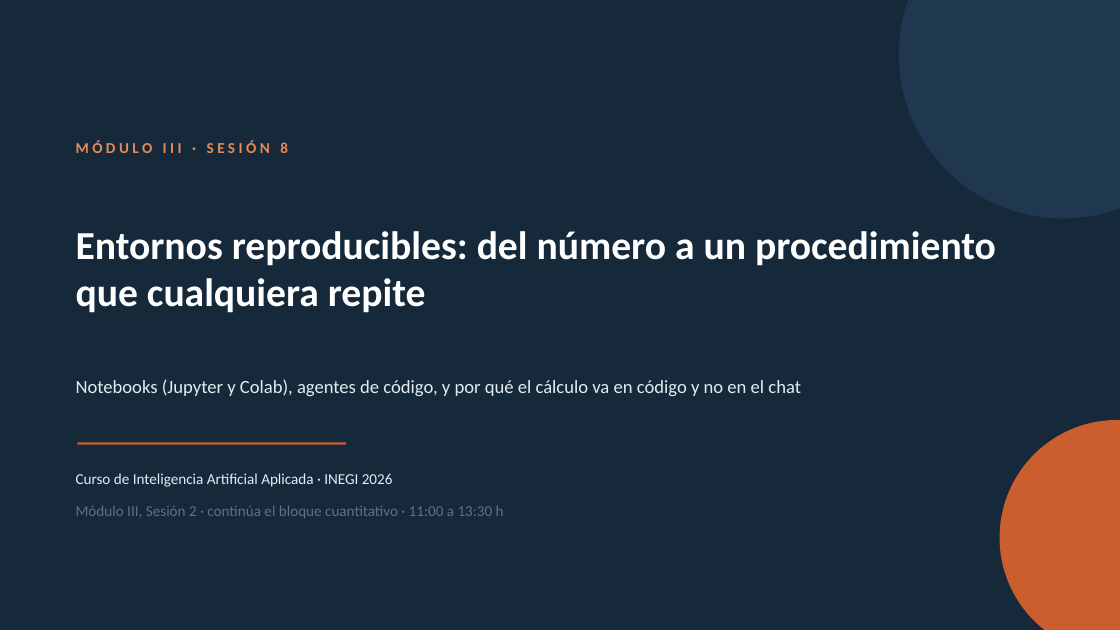
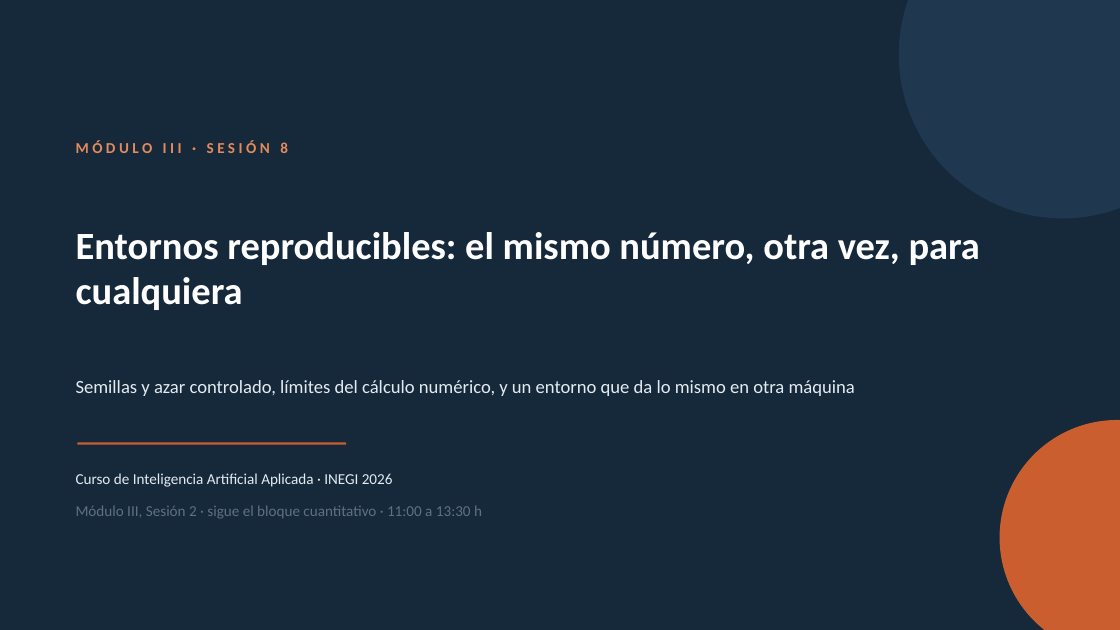
Before and after one commit to marvtrejo/curso-inegi-gen-ai, a slide deck: slide 1 of sesion-08/Sesion_08.pptx. Drawn at 1120x630 pixels with LibreOffice and Linux fonts; fonts in the diff are those of the drawing. Boxes give left, top, right and bottom in pixels: in the first picture for what was removed or moved away, otherwise in the second. Text is boxed around its words. In the diff, an @@ line names an element or a change of style, - is before the commit and + after.

```diff
--- a/sesion-08/Sesion_08.pptx
+++ b/sesion-08/Sesion_08.pptx
@@ text at [76, 232, 980, 310]: text changed; size 34 to 33 pt @@
-Entornos reproducibles: del número a un procedimiento que cualquiera repite
+Entornos reproducibles: el mismo número, otra vez, para cualquiera
@@ text at [76, 380, 855, 396]: text changed @@
-Notebooks (Jupyter y Colab), agentes de código, y por qué el cálculo va en código y no en el chat
+Semillas y azar controlado, límites del cálculo numérico, y un entorno que da lo mismo en otra máquina
@@ text at [76, 505, 482, 519]: text changed @@
-Módulo III, Sesión 2 · continúa el bloque cuantitativo · 11:00 a 13:30 h
+Módulo III, Sesión 2 · sigue el bloque cuantitativo · 11:00 a 13:30 h
```
Also in this commit, not shown: 5 other slides changed, 12 slides added, 13 slides removed, 10 other files.
